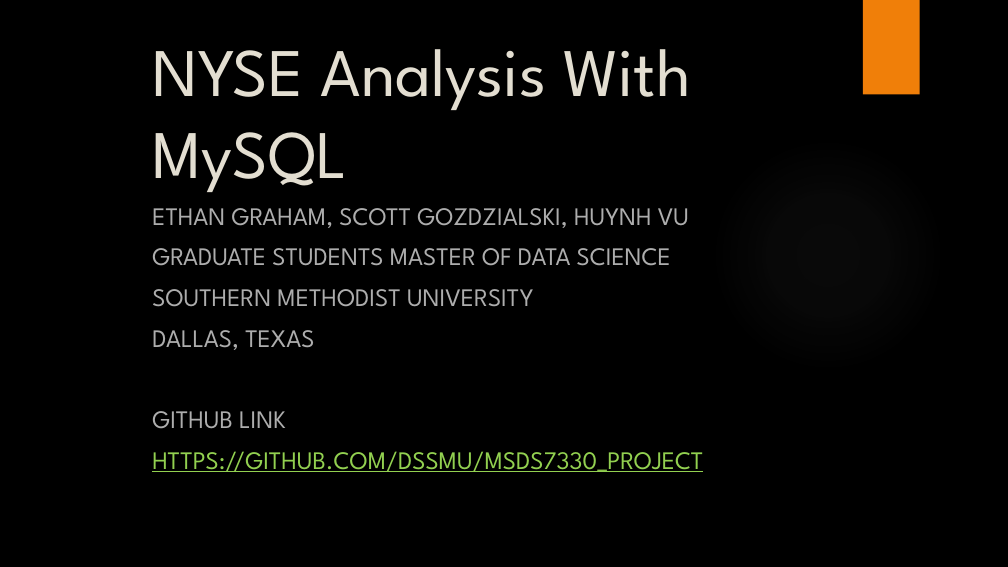
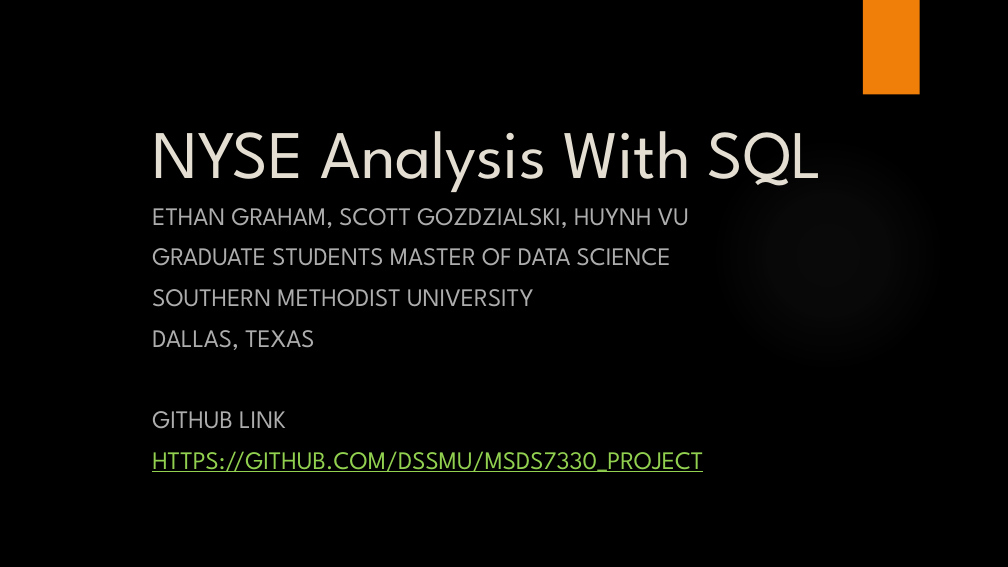
Before and after one commit to DSSMU/MSDS7330_Project, a slide deck: slide 1 of NYSE Analysis With MySQL.pptx. Drawn at 1008x567 pixels with LibreOffice and Linux fonts; fonts in the diff are those of the drawing; background and template pictures are left out. Boxes give left, top, right and bottom in pixels: in the first picture for what was removed or moved away, otherwise in the second. Text is boxed around its words. In the diff, an @@ line names an element or a change of style, - is before the commit and + after.

```diff
--- a/NYSE Analysis With MySQL.pptx
+++ b/NYSE Analysis With MySQL.pptx
@@ title at box(152, 131, 823, 192): text changed @@
-NYSE Analysis With MySQL
+NYSE Analysis With SQL
```
Also in this commit, not shown: 1 other slide changed.
